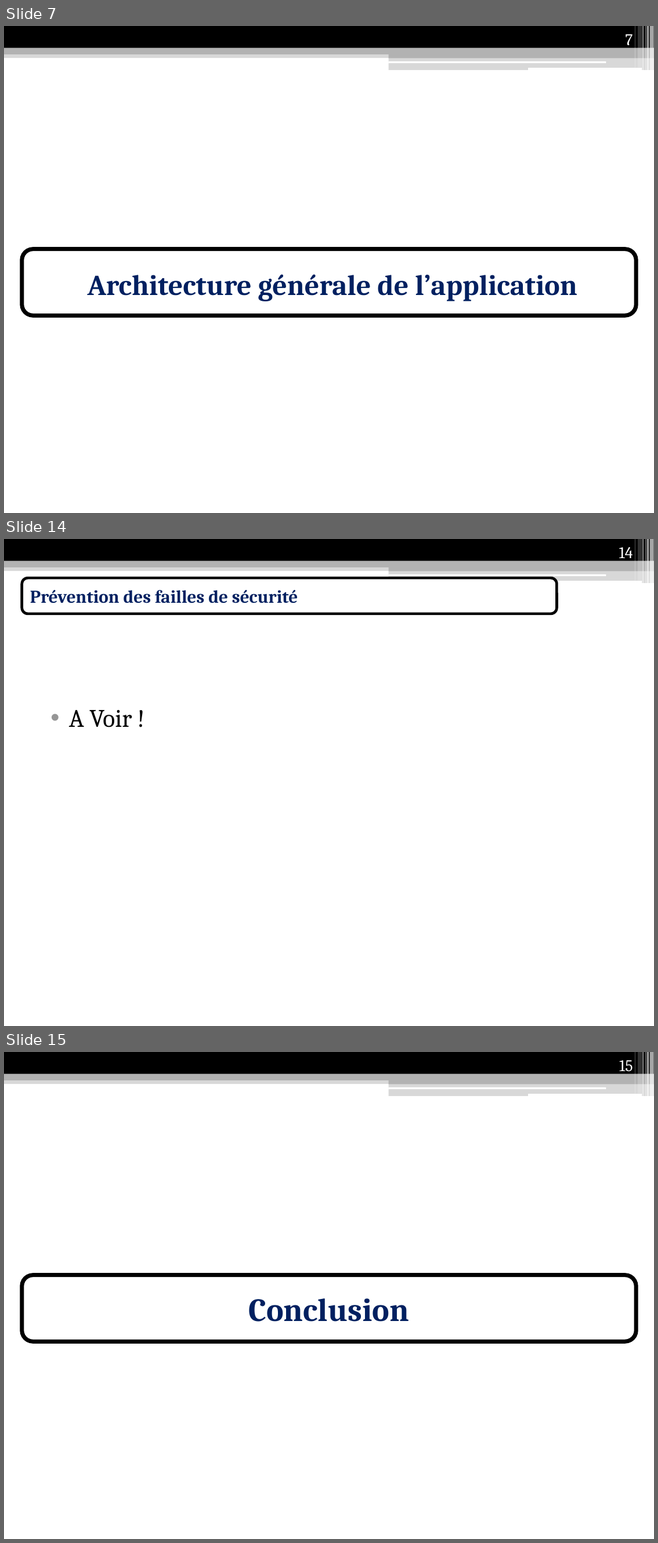
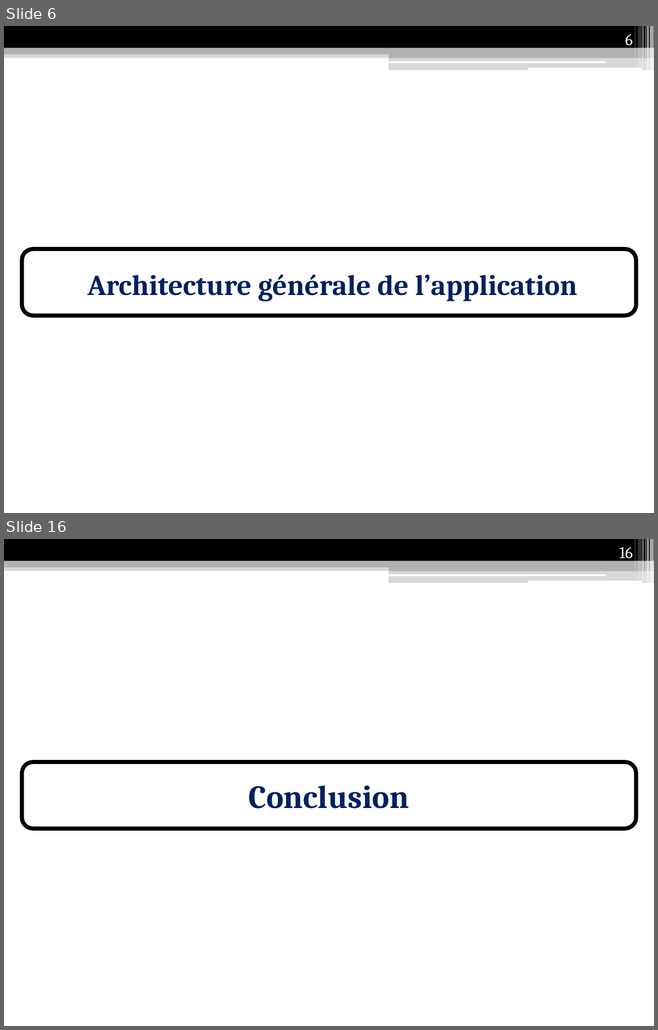
Before and after one commit to Anicky/Strangers-Phonegap, a slide deck: présentation/Présentation IF26.pptx. Shown one above the other, each under a label of ours: slides 7, 14 and 15 before the commit, slides 6 and 16 after it; the slides between them are not shown. The pictures are 658x1543 and 658x1030 pixels, drawn with LibreOffice and Linux fonts; fonts in the diff are those of the drawing. Boxes give left, top, right and bottom in pixels: in the first picture for what was removed or moved away, otherwise in the second. Text is boxed around its words. In the diff, an @@ line names an element or a change of style, - is before the commit and + after.

```diff
--- a/présentation/Présentation IF26.pptx
+++ b/présentation/Présentation IF26.pptx
@@ slide 14 removed at bbox=[4, 539, 654, 1026], background #FFFFFF; not listed: 13 template elements that a slide beside it also shows @@
@@ page number removed at bbox=[619, 547, 633, 562] @@
-14
@@ rounded rectangle removed at bbox=[22, 578, 557, 614] @@
-Prévention des failles de sécurité
@@ text removed at bbox=[69, 710, 132, 727] @@
-• A Voir !
@@ what was slide 7 is now slide 6 @@
@@ page number at bbox=[625, 34, 632, 49]: text changed @@
-7
+6
@@ what was slide 15 is now slide 16 @@
@@ page number at bbox=[619, 547, 632, 562]: text changed @@
-15
+16
```
Also in this commit, not shown: 6 slides changed, 5 slides added, 4 other slides removed, 5 other files.
